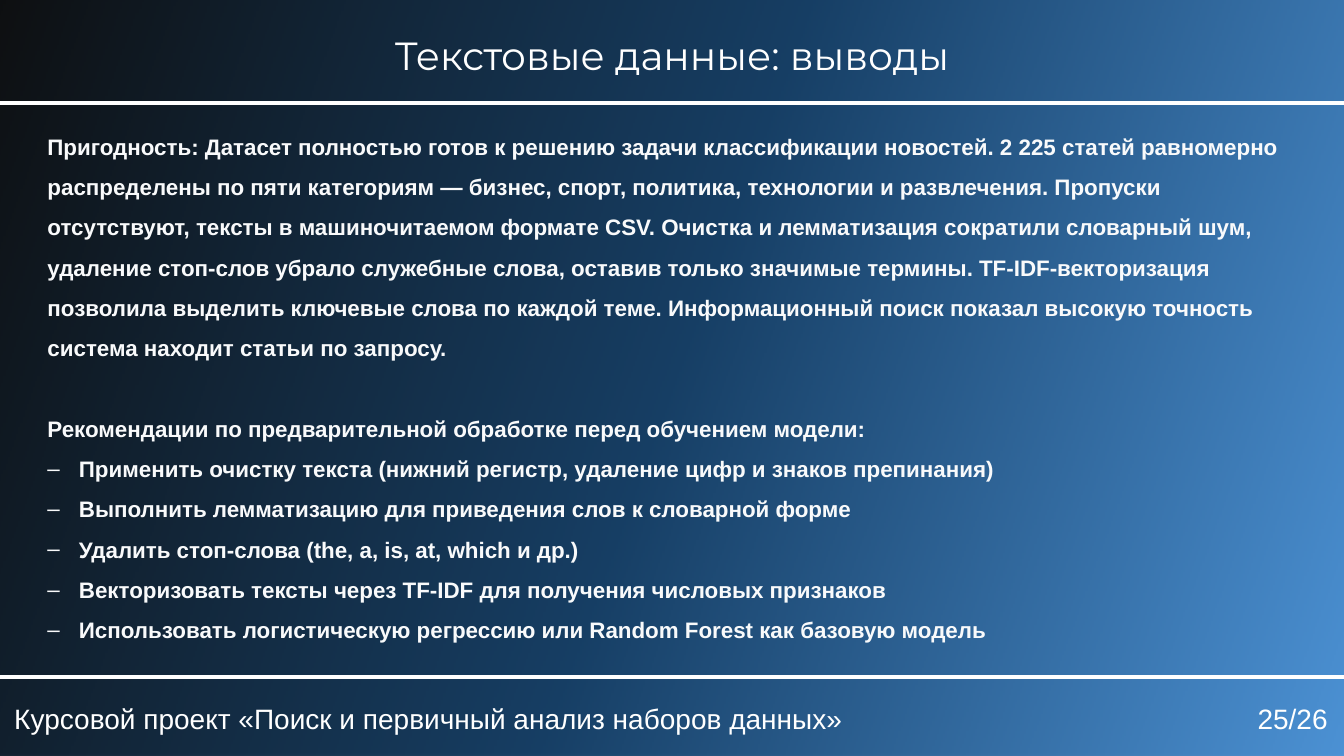
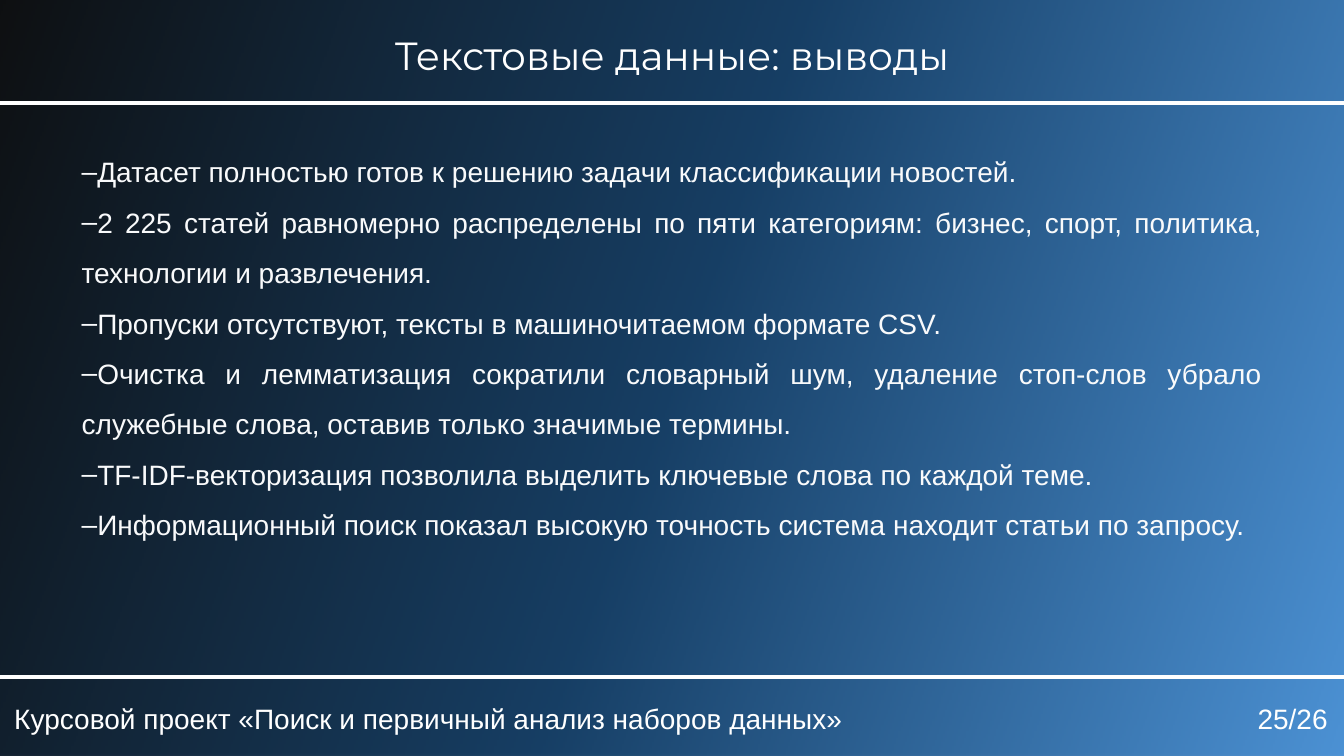
Before and after one commit to KaKTyZV/KYRSOVAIA_RABOTA, a slide deck: slide 25 of БобыкинВА_ЕТ141_курсовой_проект.pptx. Drawn at 1344x756 pixels with LibreOffice and Linux fonts; fonts in the diff are those of the drawing. Boxes give left, top, right and bottom in pixels: in the first picture for what was removed or moved away, otherwise in the second. Text is boxed around its words. In the diff, an @@ line names an element or a change of style, - is before the commit and + after.

Commit message:
Powerpoint

```diff
--- a/БобыкинВА_ЕТ141_курсовой_проект.pptx
+++ b/БобыкинВА_ЕТ141_курсовой_проект.pptx
@@ text at bbox=[82, 161, 1261, 541]: text changed; size 16 to 20 pt; bold off @@
-Пригодность: Датасет полностью готов к решению задачи классификации новостей. 2 225 статей равномерно распределены по пяти категориям — бизнес, спорт, политика, технологии и развлечения. Пропуски отсутствуют, тексты в машиночитаемом формате CSV. Очистка и лемматизация сократили словарный шум, удаление стоп-слов убрало служебные слова, оставив только значимые термины. TF-IDF-векторизация позволила выделить ключевые слова по каждой теме. Информационный поиск показал высокую точность система находит статьи по запросу.
-Рекомендации по предварительной обработке перед обучением модели:
-– Применить очистку текста (нижний регистр, удаление цифр и знаков препинания)
-– Выполнить лемматизацию для приведения слов к словарной форме
-– Удалить стоп-слова (the, a, is, at, which и др.)
-– Векторизовать тексты через TF-IDF для получения числовых признаков
-– Использовать логистическую регрессию или Random Forest как базовую модель
+– Датасет полностью готов к решению задачи классификации новостей.
+– 2 225 статей равномерно распределены по пяти категориям: бизнес, спорт, политика, технологии и развлечения.
+– Пропуски отсутствуют, тексты в машиночитаемом формате CSV.
+– Очистка и лемматизация сократили словарный шум, удаление стоп-слов убрало служебные слова, оставив только значимые термины.
+– TF-IDF-векторизация позволила выделить ключевые слова по каждой теме.
+– Информационный поиск показал высокую точность система находит статьи по запросу.
```
Also in this commit, not shown: 30 other slides changed, 4 slides added.
